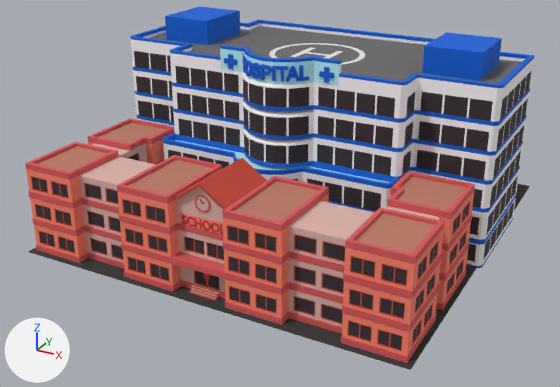
What one commit did to the glTF model FREEMODELS/curated/public_main.glb.
Rendered twice from a camera (50 mm lens) standing at (4.06, -7.95, 4.23) and looking at (-0.09, -0.4, 0.45). Arrows for +X, +Y and +Z are at lower left; the lights stay in place. The first picture is the older version. Where no turn or scale is listed for an object, it has been applied to the vertices.

Names of what the first picture shows: 'PublicBuilding_Hospital_TextureBuildingsPack2_0', 'PublicBuilding_School_TextureBuildingsPack2_0'.
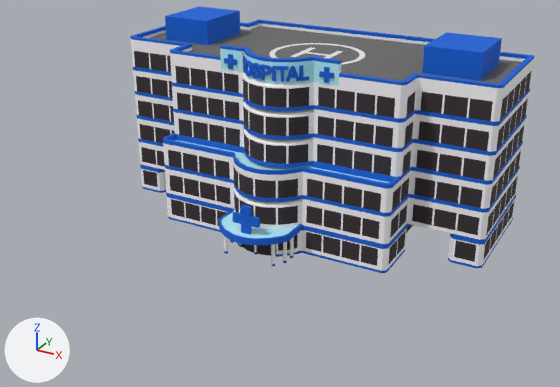
Boxes (x1, y1, x2, y2) around the edits, measured in the pictures (560 x 387 px):
'PublicBuilding_School_TextureBuildingsPack2_0', deleted (red): before (25, 118, 530, 370)

Patch to the scene script:
```diff
--- a/FREEMODELS/curated/public_main.glb.py
+++ b/FREEMODELS/curated/public_main.glb.py
@@ ob_publicbuilding_school_texturebuildingspack2_0 @@
-ob_publicbuilding_school_texturebuildingspack2_0 = bpy.data.objects.new('PublicBuilding_School_TextureBuildingsPack2_0', me_sketchfab_scene_publicbuilding_school_texturebuildingspack2_0)
-ob_publicbuilding_school_texturebuildingspack2_0.location = (0.0, -1.497, 0.0)
```
